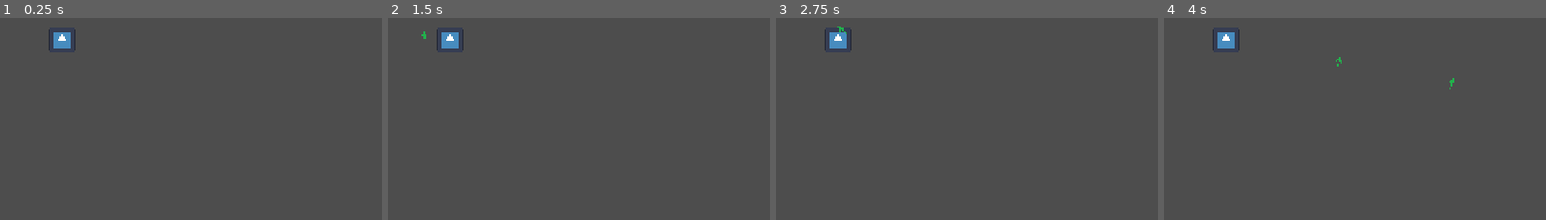
Above: before the commit, frames 1-4 (left to right).
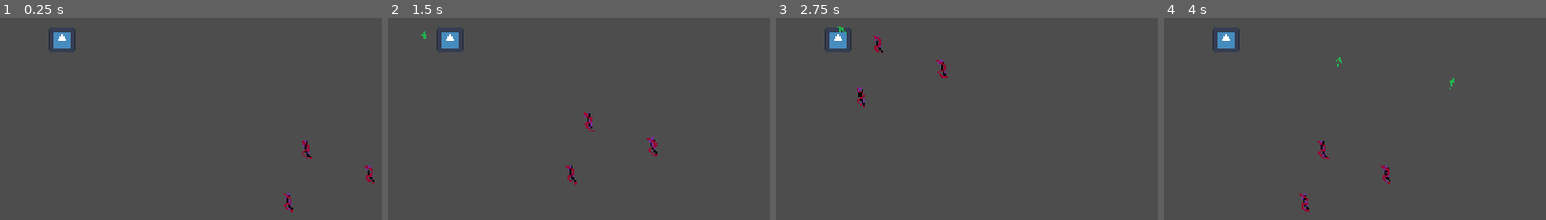
Above: after the commit, the same moments.

Repository: kodakasy-cloud/Rot-Of-God-GD
Game: Godot game, scene res://Cenas/main.tscn
Two runs of this game, one before a commit and one after it. Both use one fixed random seed, a clock stepped at 60 frames per second and the inputs below. The project has no main scene, so this scene is started directly. The engine's default icon, where the game draws it, is replaced by a stand-in: a white triangle on a blue panel in a dark square.
Inputs (mouse positions are % of the whole screen's width and height, from its top left):
- Up to frame 1 (0.25 s): no input
- Up to frame 2 (1.5 s): tap Enter at 0.5 s; move the mouse to (72, 45) at 0.52 s; press the mouse at (72, 45) at 0.53 s; hold D (mov_right) 0.53-1.28 s; move the mouse to (30, 55) at 1.27 s; release the mouse at (30, 55) at 1.28 s; hold S (mov_down) from 1.28 s (still down); click (30, 55) at 1.35 s
- Up to frame 3 (2.75 s): move the mouse to (60, 28) at 2.02 s; release S (mov_down) at 2.03 s; press the mouse at (60, 28) at 2.03 s; hold D (mov_right) from 2.03 s (still down)
- Up to frame 4 (4 s): move the mouse to (45, 70) at 2.77 s; release D (mov_right) at 2.78 s; release the mouse at (45, 70) at 2.78 s; hold W (mov_up) 2.78-3.53 s; click (45, 70) at 2.85 s; tap Space at 3.5 s; move the mouse to (80, 65) at 3.52 s; press the mouse at (80, 65) at 3.53 s; hold A (mov_left) from 3.53 s (still down)
The pictures show only the part of the screen within x 42-92%, y 45-95%; the shares and areas given below are measured in that part.

The runs differ from the first frame. In frame 1, 0.4% of the frame differs, in the area x 74-98%, y 60-97%; in frame 2, 0.4%, in the area x 46-71%, y 46-83%; in frame 3, 0.4%; in frame 4, 0.4%.

Commit message:
v 0.0.2 DEBUG
Adiciona sistema de inventário e coleta de itens, incluindo UI e lógica de drop

Diff:
--- /dev/null
+++ b/Cenas/main.gd
@@ -0,0 +1,32 @@
+extends Node2D
+
+@export var item_scene: PackedScene
+
+func _can_drop_data(_at_position: Vector2, data) -> bool:
+	# Só aceita se for uma String (nome do item)
+	return typeof(data) == TYPE_STRING
+
+func _drop_data(_at_position: Vector2, data) -> void:
+	print("Tentando dropar: ", data)
+
+	if item_scene == null:
+		print("ERRO CRÍTICO: Você não arrastou o item.tscn para o Inspector do nó Main!")
+		return
+
+	# 1. Tira do inventário
+	InventoryManager.remove_item(data, 1)
+
+	# 2. Cria o objeto
+	var drop = item_scene.instantiate()
+
+	# 3. Configura o objeto
+	drop.item_name = data
+
+	# 4. Adiciona ao mundo ANTES de definir a posição
+	add_child(drop)
+
+	# 5. Define a posição (Garante que o Z-Index seja alto para aparecer na frente)
+	drop.global_position = get_global_mouse_position()
+	drop.z_index = 10
+
+	print("Item dropado com sucesso em: ", drop.global_position)
--- a/Cenas/main.tscn
+++ b/Cenas/main.tscn
@@ -1,12 +1,53 @@
 [gd_scene format=3 uid="uid://drlodjngxb1r0"]
 
 [ext_resource type="PackedScene" uid="uid://bu1t80x5hprjd" path="res://Player/player.tscn" id="1_74bqr"]
+[ext_resource type="Script" uid="uid://l3g7tegxhmua" path="res://Cenas/main.gd" id="1_ja1os"]
 [ext_resource type="PackedScene" uid="uid://bgqsub0qa3sr5" path="res://Enemy/spawners/enemy_spawner.tscn" id="2_74bqr"]
+[ext_resource type="Script" uid="uid://dx15elp4458xo" path="res://Systems/inventory_ui.gd" id="3_ruij7"]
+[ext_resource type="PackedScene" uid="uid://cqph50hrcfvtp" path="res://Itens/moeda.tscn" id="4_lb8y5"]
 
-[node name="Node2D" type="Node2D" unique_id=910822508]
+[node name="main" type="Node2D" unique_id=910822508]
+script = ExtResource("1_ja1os")
+item_scene = ExtResource("4_lb8y5")
 
 [node name="CharacterBody2D" parent="." unique_id=352634641 instance=ExtResource("1_74bqr")]
 position = Vector2(334, 165)
 
+[node name="CanvasLayer" type="CanvasLayer" parent="." unique_id=936573391]
+
+[node name="InventoryUI" type="Control" parent="CanvasLayer" unique_id=617137718]
+self_modulate = Color(0.98274976, 6.08854e-06, 1.540184e-06, 1)
+layout_mode = 3
+anchors_preset = 0
+mouse_filter = 2
+script = ExtResource("3_ruij7")
+
+[node name="ItemList" type="ItemList" parent="CanvasLayer/InventoryUI" unique_id=274940865]
+layout_mode = 0
+offset_left = 977.0
+offset_top = 258.0
+offset_right = 1360.0
+offset_bottom = 720.0
+mouse_filter = 1
+mouse_force_pass_scroll_events = false
+allow_reselect = true
+max_columns = 0
+same_column_width = true
+icon_mode = 0
+icon_scale = 2.0
+fixed_icon_size = Vector2i(48, 60)
+
 [node name="EnemySpawner" parent="." unique_id=226839247 instance=ExtResource("2_74bqr")]
 position = Vector2(-185, -38)
+
+[node name="Area2D" parent="." unique_id=743837759 instance=ExtResource("4_lb8y5")]
+position = Vector2(882, 404)
+item_name = null
+
+[node name="Area2D2" parent="." unique_id=613617383 instance=ExtResource("4_lb8y5")]
+position = Vector2(737, 454)
+item_name = null
+
+[node name="Area2D3" parent="." unique_id=2067492562 instance=ExtResource("4_lb8y5")]
+position = Vector2(768, 360)
+item_name = null
--- /dev/null
+++ b/Itens/moeda.gd
@@ -0,0 +1,22 @@
+extends Area2D
+
+@export var item_name: String = "Moeda"
+@export var amount: int = 1
+
+@onready var sprite: Sprite2D = $Sprite2D
+
+func _on_body_entered(body: Node2D) -> void:
+	if body.is_in_group("Player"):
+		collect()
+
+func collect() -> void:
+	if sprite and sprite.texture:
+		var item_tex = sprite.texture
+
+		# O ERRO ESTAVA AQUI: Faltava o 'item_name' antes do 'item_tex'
+		InventoryManager.add_item(item_name, item_tex, int(amount))
+
+		print("Coletou: ", item_name)
+		queue_free()
+	else:
+		print("Erro: Sprite ou textura ausente!")
--- /dev/null
+++ b/Itens/moeda.tscn
@@ -0,0 +1,24 @@
+[gd_scene format=3 uid="uid://cqph50hrcfvtp"]
+
+[ext_resource type="Script" uid="uid://cdhanra1k0chr" path="res://Itens/moeda.gd" id="1_1p4wc"]
+[ext_resource type="Texture2D" uid="uid://bbgh2ekjnhqxp" path="res://Enemy/sprite/pixilart-sprite.png" id="1_3omld"]
+
+[sub_resource type="RectangleShape2D" id="RectangleShape2D_1p4wc"]
+size = Vector2(17, 35.25)
+
+[node name="Area2D" type="Area2D" unique_id=743837759]
+script = ExtResource("1_1p4wc")
+item_name = "moeda"
+amount = null
+
+[node name="CollisionShape2D" type="CollisionShape2D" parent="." unique_id=188955902]
+position = Vector2(0.5, 1.625)
+shape = SubResource("RectangleShape2D_1p4wc")
+
+[node name="Sprite2D" type="Sprite2D" parent="." unique_id=1744143795]
+position = Vector2(-2.3841858e-07, 2.3841858e-07)
+scale = Vector2(0.49479166, 0.59375)
+texture = ExtResource("1_3omld")
+hframes = 3
+
+[connection signal="body_entered" from="." to="." method="_on_body_entered"]
--- /dev/null
+++ b/Systems/inventory_manager.gd
@@ -0,0 +1,21 @@
+extends Node
+
+# Estrutura: "Nome": {"quantity": 1, "texture": Resource}
+var items = {}
+
+signal inventory_updated
+
+func add_item(item_name: String, texture: Texture2D, amount: int = 1):
+	if items.has(item_name):
+		items[item_name]["quantity"] += amount
+	else:
+		items[item_name] = {"quantity": amount, "texture": texture}
+
+	inventory_updated.emit()
+
+func remove_item(item_name: String, amount: int = 1):
+	if items.has(item_name):
+		items[item_name]["quantity"] -= amount
+		if items[item_name]["quantity"] <= 0:
+			items.erase(item_name)
+		inventory_updated.emit()
--- /dev/null
+++ b/Systems/inventory_ui.gd
@@ -0,0 +1,60 @@
+extends Control # Alterado para aceitar set_drag_preview
+
+@onready var list: ItemList = $ItemList
+
+func _ready() -> void:
+	visible = false
+	if InventoryManager:
+		InventoryManager.inventory_updated.connect(update_ui)
+		update_ui()
+
+func _input(event: InputEvent) -> void:
+	if event.is_action_pressed("abrir_inventario"):
+		visible = !visible
+
+func update_ui() -> void:
+	if list == null: return
+	list.clear()
+
+	for item_name in InventoryManager.items:
+		var data = InventoryManager.items[item_name]
+		var display_text = item_name + "\n(x" + str(data["quantity"]) + ")"
+		var idx = list.add_item(display_text, data["texture"])
+		list.set_item_metadata(idx, item_name)
+
+# Esta função é chamada automaticamente pelo ItemList se ele for filho de um Control
+func _get_drag_data(_at_position: Vector2):
+	var selected = list.get_selected_items()
+
+	if selected.size() > 0:
+		var index = selected[0]
+		var item_name = list.get_item_metadata(index)
+		var item_texture = list.get_item_icon(index)
+
+		var preview = TextureRect.new()
+		preview.texture = item_texture
+		preview.expand_mode = TextureRect.EXPAND_IGNORE_SIZE
+		preview.stretch_mode = TextureRect.STRETCH_KEEP_ASPECT_CENTERED
+		preview.custom_minimum_size = Vector2(50, 50)
+
+		set_drag_preview(preview) # Agora o script reconhece porque 'extends Control'
+		return item_name
+
+	return null
+# No inventory_ui.gd
+func _notification(what):
+	if what == NOTIFICATION_DRAG_END:
+		if not get_viewport().gui_is_drag_successful():
+			# Se o drop falhou (soltou fora de um receptor de UI),
+			# nós forçamos o drop no chão manualmente.
+			forçar_drop_no_chao()
+
+func forçar_drop_no_chao():
+	var selected = list.get_selected_items()
+	if selected.size() > 0:
+		var item_name = list.get_item_metadata(selected[0])
+
+		# Pede ao Mapa para criar o item
+		var mapa = get_tree().current_scene
+		if mapa.has_method("_drop_data"):
+			mapa._drop_data(get_global_mouse_position(), item_name)
--- a/enemy_one.gd
+++ b/enemy_one.gd
@@ -8,7 +8,8 @@
 
 # --- NOVA LÓGICA DE ÓRBITA ---
 var orbit_direction: int = 1 # 1 para horário, -1 para anti-horário
-var change_orbit_time: float = 2.0 # Tempo para trocar de lado
+var change_orbit_time: float = 2.0
+
 
 # --- REFERÊNCIAS ---
 var player: CharacterBody2D = null
--- a/project.godot
+++ b/project.godot
@@ -13,6 +13,10 @@
 config/name="Rot God"
 config/features=PackedStringArray("4.7", "GL Compatibility")
 config/icon="res://icon.svg"
+
+[autoload]
+
+InventoryManager="*uid://cccpfb3noatuq"
 
 [display]
 
@@ -56,6 +60,11 @@
 "events": [Object(InputEventMouseButton,"resource_local_to_scene":false,"resource_name":"","device":-1,"window_id":0,"a …(257 unchanged characters)…
 ]
 }
+abrir_inventario={
+"deadzone": 0.2,
+"events": [Object(InputEventKey,"resource_local_to_scene":false,"resource_name":"","device":-1,"window_id":0,"alt_pressed":false,"shift_pressed":false,"ctrl_pressed":false,"meta_pressed":false,"pressed":false,"keycode":0,"physical_keycode":4194306,"key_label":0,"unicode":0,"location":0,"echo":false,"script":null)
+]
+}
 
 [physics]
 
Not shown, added: Cenas/main.gd.uid
Not shown, added: Itens/moeda.gd.uid
Not shown, added: Systems/inventory_manager.gd.uid
Not shown, added: Systems/inventory_ui.gd.uid
